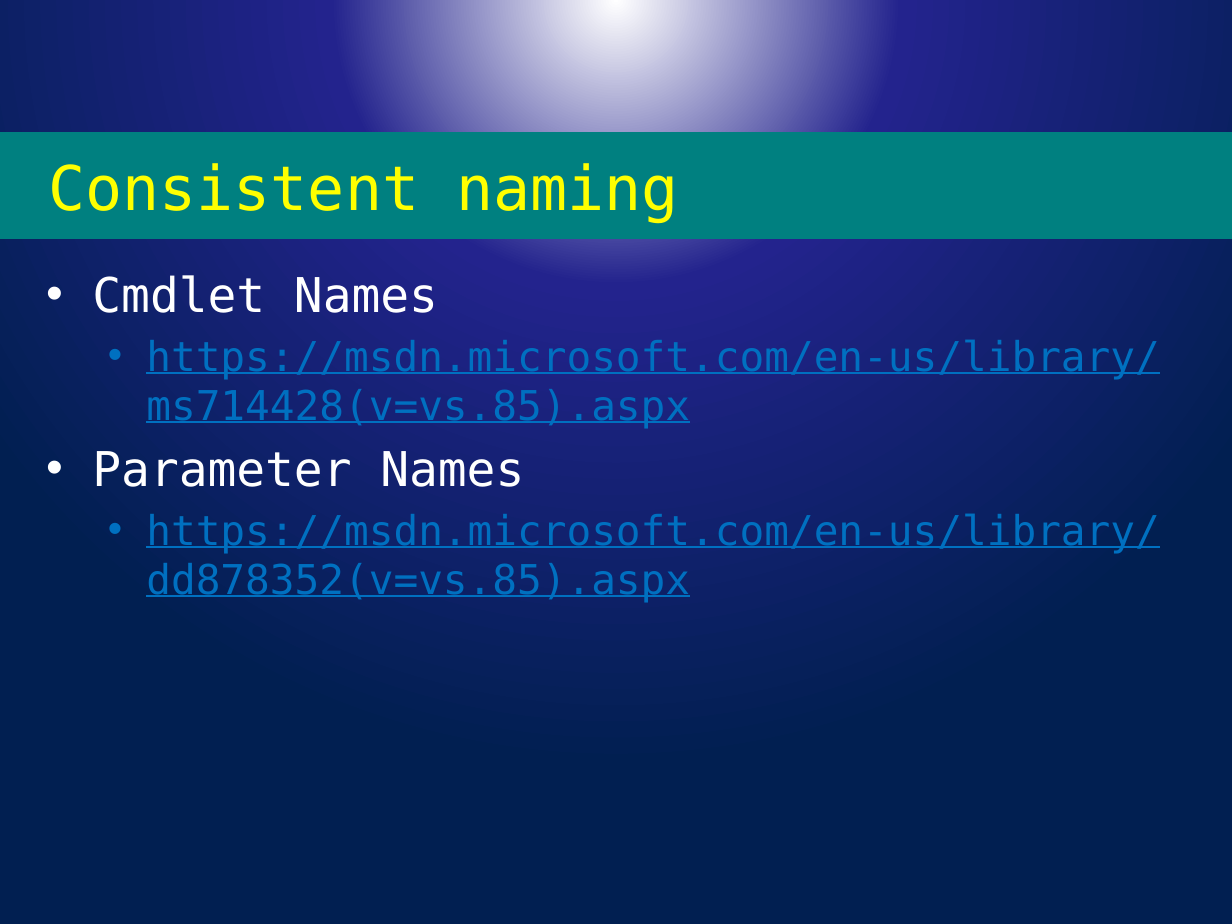
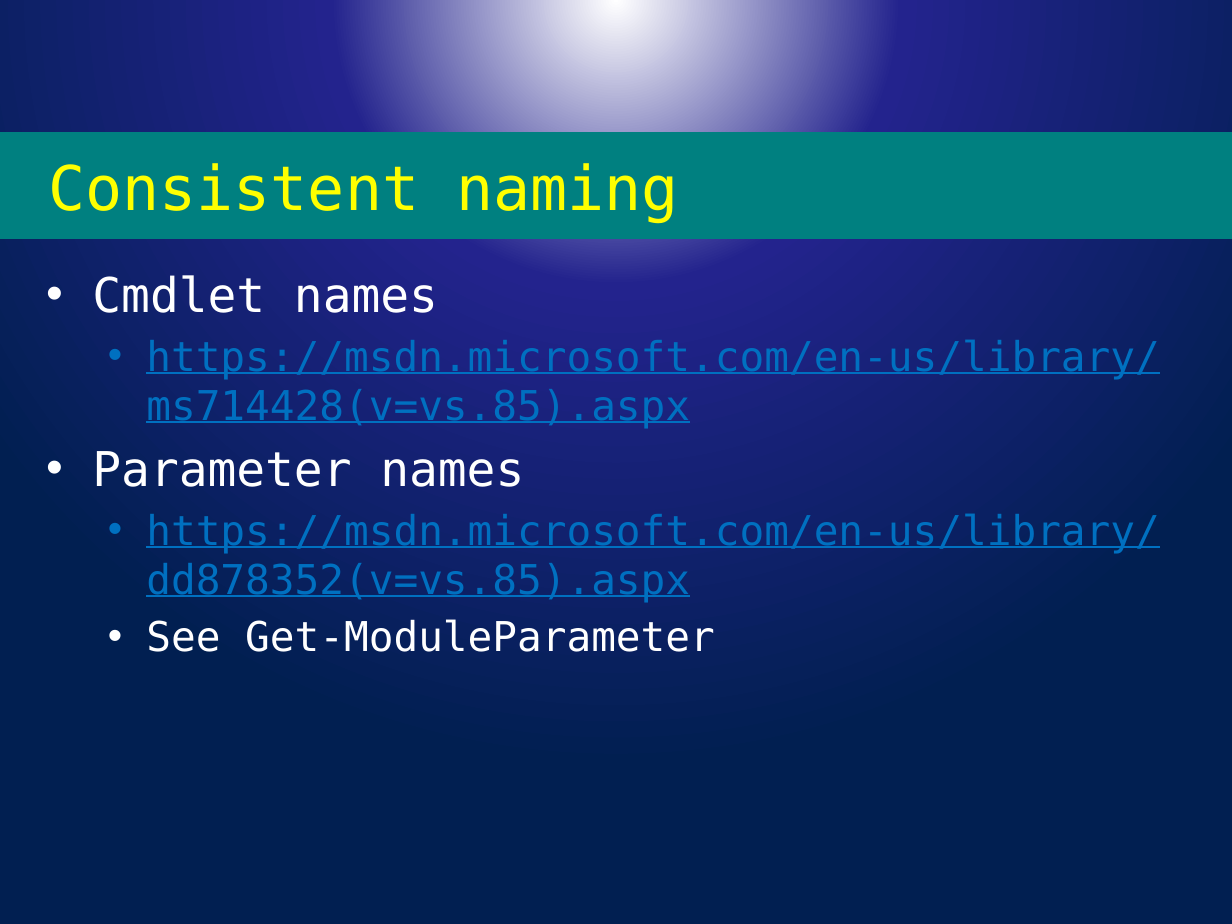
Before and after one commit to powercode/PSConfEU, a slide deck: slide 5 of PSCONFEU_Modules2017.pptx. Drawn at 1232x924 pixels with LibreOffice and Linux fonts; fonts in the diff are those of the drawing; background and template pictures are left out. Boxes give left, top, right and bottom in pixels: in the first picture for what was removed or moved away, otherwise in the second. Text is boxed around its words. In the diff, an @@ line names an element or a change of style, - is before the commit and + after.

```diff
--- a/PSCONFEU_Modules2017.pptx
+++ b/PSCONFEU_Modules2017.pptx
@@ text at (92, 275, 438, 313): text changed @@
-• Cmdlet Names
+• Cmdlet names
@@ text at (92, 451, 524, 487): text changed @@
-• Parameter Names
+• Parameter names
@@ text at (146, 619, 715, 652): paragraph added @@
+  • See Get-ModuleParameter
```
Also in this commit, not shown: 1 other slide changed, 2 slides added, 3 other files.
